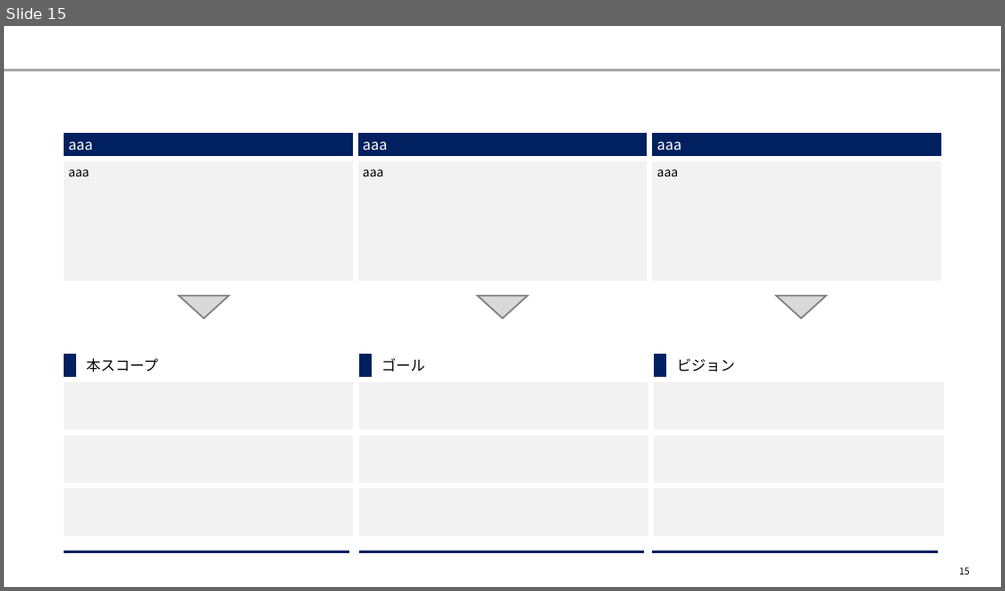
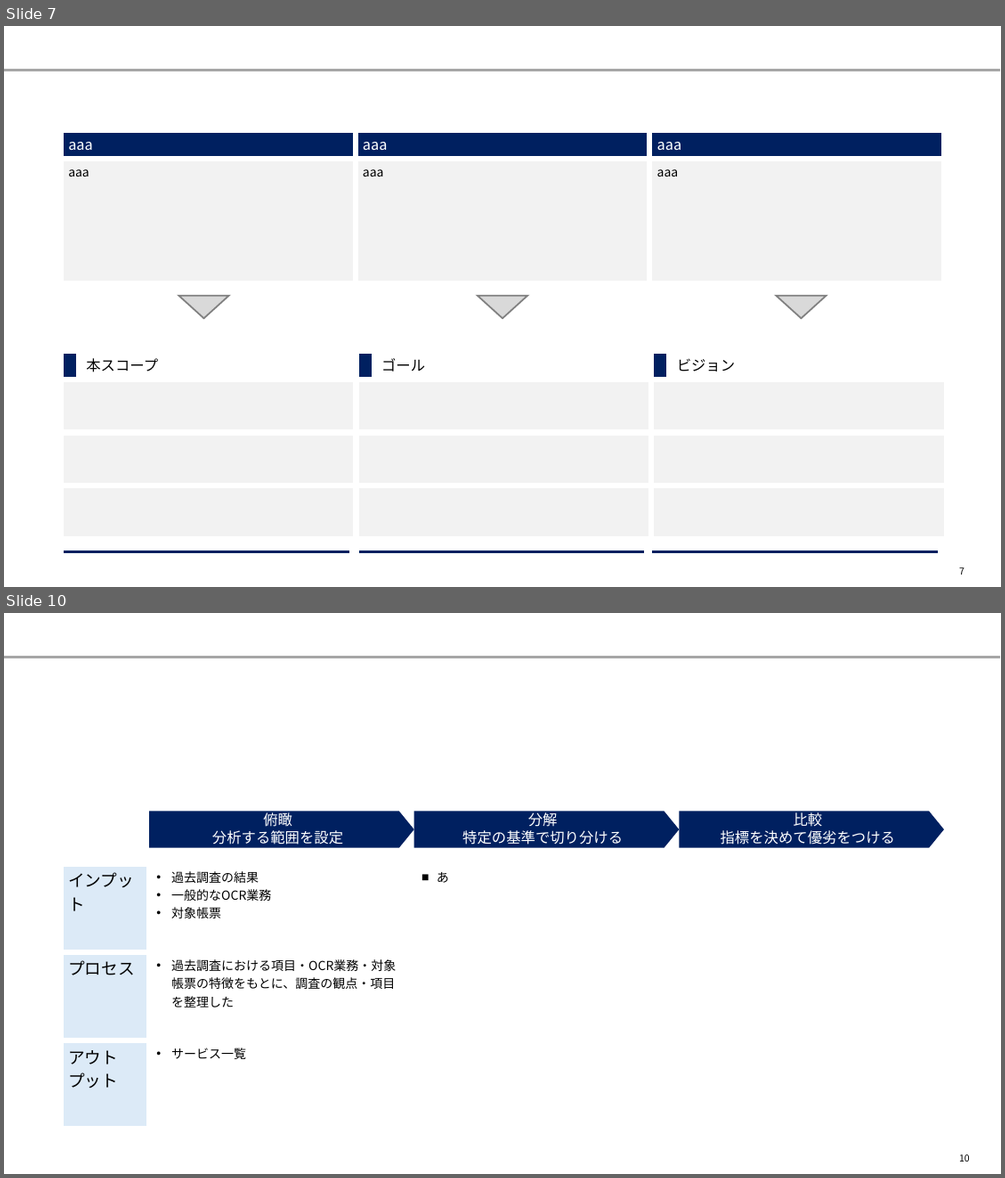
Before and after one commit to yuzucha16/dotfiles, a slide deck: office/Blank.potx. Shown one above the other, each under a label of ours: slide 15 before the commit, slides 7 and 10 after it; the slides between them are not shown. The pictures are 1005x591 and 1005x1178 pixels, drawn with LibreOffice and Linux fonts; fonts in the diff are those of the drawing. Boxes give left, top, right and bottom in pixels: in the first picture for what was removed or moved away, otherwise in the second. Text is boxed around its words. In the diff, an @@ line names an element or a change of style, - is before the commit and + after.

```diff
--- a/office/Blank.potx
+++ b/office/Blank.potx
@@ slide 10 added at (4,613,1001,1174), background #FFFFFF; not listed: 1 template element that a slide beside it also shows @@
@@ pentagon arrow added at (149,811,413,848), fill #002060, 14 pt, text #FFFFFF @@
+俯瞰
+分析する範囲を設定
@@ pentagon arrow added at (413,811,679,848), fill #002060, 14 pt, text #FFFFFF @@
+分解
+特定の基準で切り分ける
@@ pentagon arrow added at (680,811,944,848), fill #002060, 14 pt, text #FFFFFF @@
+比較
+指標を決めて優劣をつける
@@ table added at (61,864,943,1129), 3 rows, 4 columns @@
+インプット | 過去調査の結果 / 一般的なOCR業務 / 対象帳票 | あ | 
+プロセス | 過去調査における項目・OCR業務・対象帳票の特徴をもとに、調査の観点・項目を整理した |  | 
+アウトプット | サービス一覧 |  | 
@@ page number added at (959,1154,970,1161), 9 pt, text #000000 @@
+10
@@ what was slide 15 is now slide 7 @@
@@ page number at (959,567,964,574): text changed @@
-15
+7
```
Also in this commit, not shown: 3 slides changed, 4 other slides added.
